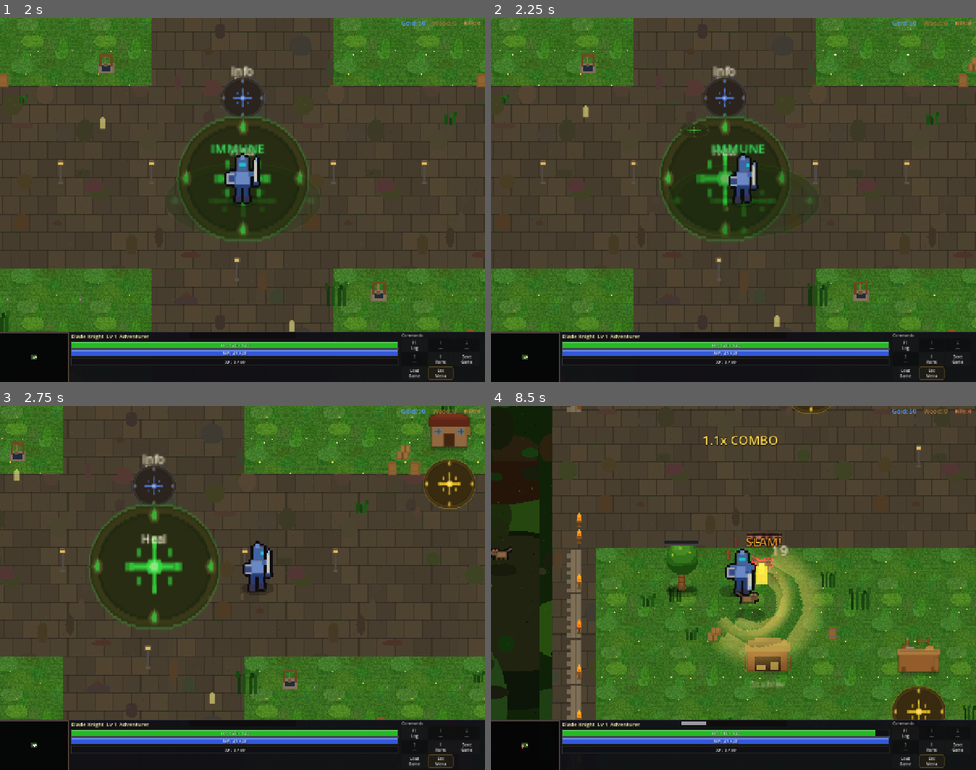
Above: before the commit, frames 1-4 (two rows, left to right).
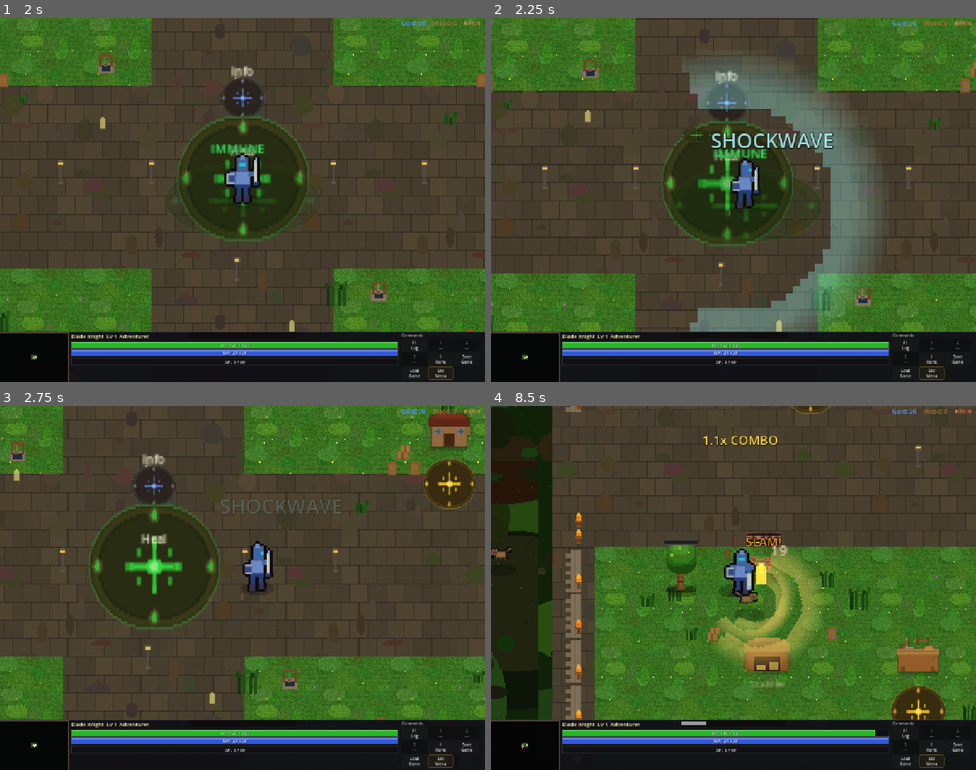
Above: after the commit, the same moments.

Repository: slxny/legends-open-rpg
Game: Godot game, scene res://scenes/main.tscn
The game is run twice, just before and just after one commit, with the same random seed, the same clock (stepped at 60 frames per second) and the same inputs.
Inputs (mouse positions are in pixels of both pictures, inside the frame that each line leads up to):
- Up to frame 1 (2 s): tap Enter at 0.5 s; move the mouse to (349, 181) at 0.52 s; hold D (move_right) 0.53-1.25 s; hold Space (attack) 0.53-1.25 s; click (349, 181) at 0.67 s; tap Shift (dodge) at 0.8 s; drag from (145, 218) to (218, 272) at 1.27 s
- Up to frame 2 (2.25 s): move the mouse to (524, 356) at 2.02 s; hold D (move_right) from 2.03 s (still down); hold Q (ability_1) from 2.03 s (still down); click (524, 356) at 2.17 s
- Up to frame 3 (2.75 s): keep holding D (move_right); keep holding Q (ability_1); tap Shift (dodge) at 2.3 s
- Up to frame 4 (8.5 s): release D (move_right) at 2.75 s; release Q (ability_1) at 2.75 s; drag from (709, 660) to (942, 482) at 2.77 s; move the mouse to (879, 642) at 3.52 s; hold A (move_left) 3.53-4.25 s; hold Space (attack) 3.53-4.25 s; tap Shift (dodge) at 3.8, 5.3, 8.3 s; drag from (588, 533) to (922, 748) at 4.27 s; move the mouse to (757, 588) at 5.02 s; hold S (move_down) 5.03-5.75 s; tap F (interact) at 5.1 s; click (757, 588) at 5.17 s; drag from (495, 642) to (733, 609) at 5.77 s; drag from (539, 566) to (782, 507) at 6.52 s; drag from (631, 755) to (854, 726) at 7.27 s; move the mouse to (772, 588) at 8.02 s; hold S (move_down) from 8.03 s (still down); hold Space (attack) from 8.03 s (still down); click (772, 588) at 8.17 s

Frame 1 is identical in both runs. In frame 2, 20% of the frame differs, in the area x 0-100%, y 0-87%; in frame 3, 0.3%; in frame 4, 2.8%.

Commit message:
v0.90.5: New verb - Q-key SHOCKWAVE PULSE (panic-button radial AOE)
Press Q for a 220px radial blast: damages+knocks-back enemies and
grants 0.45s i-frames. 6s cooldown. Real new combat verb for
'I'm surrounded' moments.

Co-Authored-By: Claude Opus 4.7 (1M context) <noreply@anthropic.com>

Diff:
--- a/project.godot
+++ b/project.godot
@@ -98,6 +98,10 @@
 "deadzone": 0.5,
 "events": [Object(InputEventKey,"resource_local_to_scene":false,"resource_name":"","device":-1,"window_id":0,"alt_press …(352 unchanged characters)…
 }
+shockwave={
+"deadzone": 0.5,
+"events": [Object(InputEventKey,"resource_local_to_scene":false,"resource_name":"","device":-1,"window_id":0,"alt_pressed":false,"shift_pressed":false,"ctrl_pressed":false,"meta_pressed":false,"pressed":false,"keycode":0,"physical_keycode":81,"key_label":0,"unicode":113,"location":0,"echo":false,"script":null), Object(InputEventJoypadButton,"resource_local_to_scene":false,"resource_name":"","device":-1,"button_index":3,"pressure":0.0,"pressed":false,"script":null)]
+}
 
 [layer_names]
 
--- a/scenes/player/player.gd
+++ b/scenes/player/player.gd
@@ -542,6 +542,12 @@
 		if _dodge.request_dodge(dodge_dir):
 			# Brief flicker so the start of the dodge is readable.
 			sprite.modulate = Color(0.7, 0.9, 1.0, 0.9)
+
+	# v0.90.5 — Q-key SHOCKWAVE PULSE: panic-button radial knockback + AOE
+	# damage with brief i-frames. 6 s cooldown. New combat verb that gives
+	# the player a real answer to being surrounded.
+	if Input.is_action_just_pressed("shockwave"):
+		_try_shockwave_pulse()
 
 	# Phase 2.3 — while dodging, the dodge velocity overlay replaces input.
 	if _dodge != null and _dodge.is_active():
@@ -3637,6 +3643,70 @@
 var _damage_punch_base_zoom: Vector2 = Vector2.ZERO
 var _damage_punch_tween: Tween = null
 
+const _SHOCKWAVE_COOLDOWN_SEC: float = 6.0
+const _SHOCKWAVE_RADIUS: float = 220.0
+const _SHOCKWAVE_DMG_MULT: float = 1.4
+const _SHOCKWAVE_KNOCKBACK: float = 420.0
+const _SHOCKWAVE_IFRAMES_SEC: float = 0.45
+var _shockwave_ready_at_usec: int = 0
+var _shockwave_iframes_until_usec: int = 0
+
+func _try_shockwave_pulse() -> void:
+	if _is_dead or _is_attack_animating:
+		return
+	var now: int = Time.get_ticks_usec()
+	if now < _shockwave_ready_at_usec:
+		# Cooldown — brief floating text so the player knows it's not ready.
+		if _juice != null and _juice.has_method("_spawn_floating_text"):
+			var remain: float = float(_shockwave_ready_at_usec - now) / 1_000_000.0
+			_juice._spawn_floating_text(global_position + Vector2(0, -50), "%.1fs" % remain, Color(0.7, 0.7, 0.85), false)
+		return
+	_shockwave_ready_at_usec = now + int(_SHOCKWAVE_COOLDOWN_SEC * 1_000_000.0)
+	_shockwave_iframes_until_usec = now + int(_SHOCKWAVE_IFRAMES_SEC * 1_000_000.0)
+
+	# VFX — expanding cyan ring + central white burst.
+	var world := _get_world_node()
+	var ring := _get_pooled_vfx()
+	ring.texture = _tex_slash_arc
+	ring.global_position = global_position
+	ring.rotation = 0.0
+	ring.scale = Vector2(0.4, 0.4)
+	ring.modulate = Color(0.6, 1.4, 1.8, 0.95)
+	ring.z_index = 5
+	world.add_child(ring)
+	var rt := ring.create_tween()
+	rt.set_parallel(true)
+	rt.tween_property(ring, "scale", Vector2(_SHOCKWAVE_RADIUS / 32.0, _SHOCKWAVE_RADIUS / 32.0), 0.30).set_trans(Tween.TRANS_CUBIC).set_ease(Tween.EASE_OUT)
+	rt.tween_property(ring, "modulate:a", 0.0, 0.30)
+	rt.chain().tween_callback(_recycle_vfx.bind(ring))
+
+	# Damage + knockback all enemies in range.
+	var r_sq: float = _SHOCKWAVE_RADIUS * _SHOCKWAVE_RADIUS
+	var hit_count: int = 0
+	for enemy in _nearby_enemies:
+		if not is_instance_valid(enemy) or enemy.get("_is_dead") or not enemy.has_method("take_damage"):
+			continue
+		if global_position.distance_squared_to(enemy.global_position) > r_sq:
+			continue
+		var dir: Vector2 = (enemy.global_position - global_position).normalized()
+		if dir == Vector2.ZERO:
+			dir = _facing
+		var event = HitEventCls.new()
+		event.attacker = self
+		event.victim = enemy
+		event.direction = dir
+		event.attack_id = &"shockwave"
+		event.ability_multiplier = _SHOCKWAVE_DMG_MULT
+		CombatManager.resolve_hit(event, stats.get_stats_dict(), enemy.get_stats_dict(), true)
+		if is_instance_valid(enemy) and enemy.has_method("apply_knockback"):
+			enemy.apply_knockback(dir, _SHOCKWAVE_KNOCKBACK)
+		hit_count += 1
+
+	_do_screen_shake(14.0)
+	AudioManager.play_sfx("charge_release")
+	if _juice != null and _juice.has_method("_spawn_floating_text"):
+		_juice._spawn_floating_text(global_position + Vector2(0, -50), "SHOCKWAVE", Color(0.7, 1.3, 1.7), true)
+
 func _do_damage_camera_punch(amount: int) -> void:
 	if camera == null:
 		return
@@ -3810,6 +3880,11 @@
 		return  # Can't take damage while dead
 	if is_on_heal_beacon:
 		return  # Immune while standing on heal beacon
+	# v0.90.5 — shockwave pulse grants short i-frames.
+	if Time.get_ticks_usec() < _shockwave_iframes_until_usec:
+		if _juice != null and _juice.has_method("_spawn_floating_text"):
+			_juice._spawn_floating_text(global_position + Vector2(randf_range(-6, 6), -52), "ABSORBED!", Color(0.6, 1.4, 1.7), false)
+		return
 	# Phase 2.3 — dodge absorption. on_incoming_hit returns true while
 	# i-frames are active. Also emits perfect_dodge_executed if the hit
 	# landed in the perfect window (subscribed by Phase 2.5 reward).
--- a/scenes/ui/changelog_dialog.gd
+++ b/scenes/ui/changelog_dialog.gd
@@ -9,9 +9,20 @@
 var _is_visible: bool = false
 var _is_mobile: bool = false
 
-const GAME_VERSION := "v0.90.4"
+const GAME_VERSION := "v0.90.5"
 
 const CHANGELOG: Array[Dictionary] = [
+	{
+		"version": "v0.90.5",
+		"title": "New verb — Q-key SHOCKWAVE PULSE (panic-button AOE knockback)",
+		"date": "2026-06-17",
+		"entries": [
+			"Press Q (or controller button 3) for a SHOCKWAVE PULSE: a 220 px radial blast that damages and HARD-KNOCKBACKS every nearby enemy (force 420) while granting 0.45 s of i-frames so you can escape a pile-on.",
+			"Cooldown: 6 seconds. Cyan ring VFX expands from the player; 'SHOCKWAVE' floating text confirms the cast. Mid-cooldown press shows remaining seconds as a hint.",
+			"This is a real new combat verb — the answer to 'I'm surrounded and dodge isn't enough.' Combine with charged slash for crowd resets and with kill chains for clutch escapes.",
+			"Internal: project.godot adds 'shockwave' action (Q / joypad 3). player.gd Input.is_action_just_pressed branch calls _try_shockwave_pulse: respects 6s cooldown, sets _shockwave_iframes_until_usec, spawns cyan _tex_slash_arc ring tween (scale to RADIUS/32 over 300 ms then fade), iterates _nearby_enemies for HitEvent resolve + apply_knockback. take_damage skips early if Time.get_ticks_usec() < _shockwave_iframes_until_usec, popping 'ABSORBED!' text.",
+		]
+	},
 	{
 		"version": "v0.90.4",
 		"title": "World mood — global WARM TWILIGHT TINT + floating golden motes",
